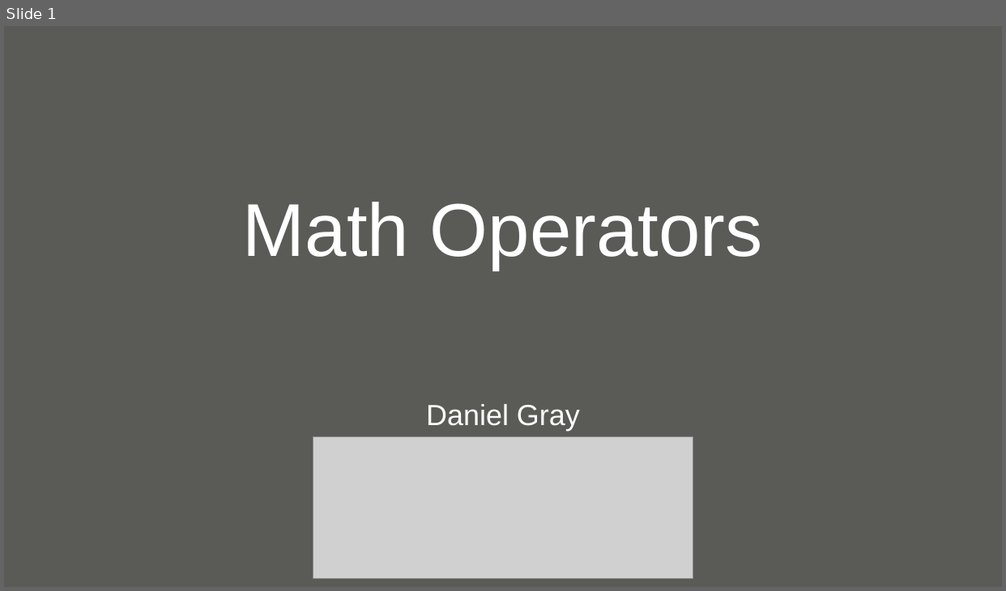
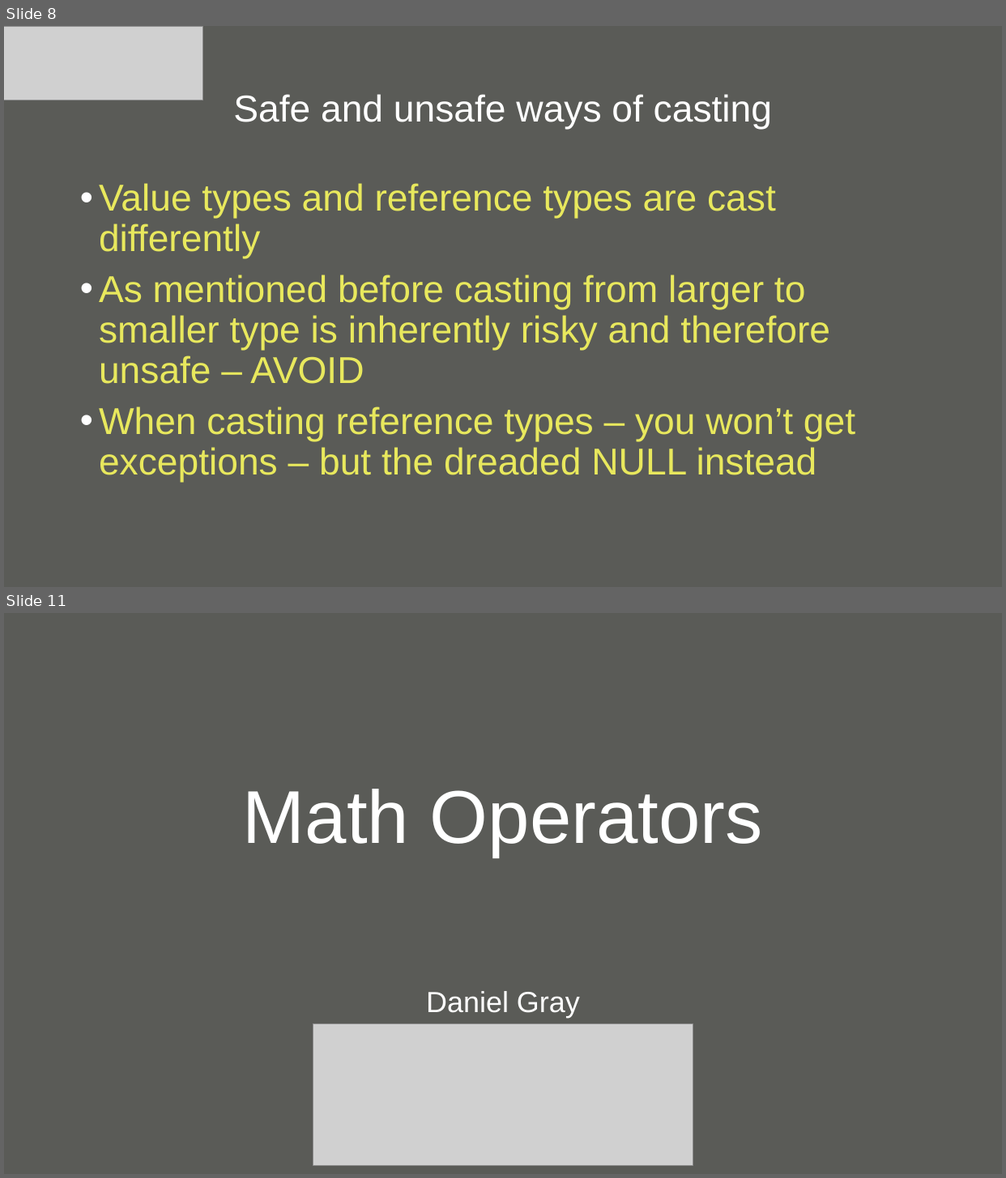
Before and after one commit to null-loop/net-training, a slide deck: CSharpAndDotNet-Part3.odp. Shown one above the other, each under a label of ours: slide 1 before the commit, slides 8 and 11 after it; the slides between them are not shown. The pictures are 1006x591 and 1006x1178 pixels, drawn with LibreOffice and Linux fonts; fonts in the diff are those of the drawing; grey boxes stand for pictures; background and template pictures are left out. Boxes give left, top, right and bottom in pixels: in the first picture for what was removed or moved away, otherwise in the second. Text is boxed around its words. In the diff, an @@ line names an element or a change of style, - is before the commit and + after.

Commit message:
Updated power point to include casting + casting code + split + HelloWorldWinForms

```diff
--- a/CSharpAndDotNet-Part3.odp
+++ b/CSharpAndDotNet-Part3.odp
@@ slide 8 added at [4,26,1002,587], background #5A5B57 @@
@@ picture added at [4,26,203,100] @@
@@ title added at [233,94,772,130], 36 pt, text #FFFFFF @@
+Safe and unsafe ways of casting
@@ text added at [99,183,855,482], 36 pt, text #E8E85D @@
+• Value types and reference types are cast differently
+• As mentioned before casting from larger to smaller type is inherently risky and therefore unsafe – AVOID
+• When casting reference types – you won’t get exceptions – but the dreaded NULL instead
@@ what was slide 1 is now slide 11 @@
```
Also in this commit, not shown: 1 slide changed, 9 other slides added, 1 slide removed, 22 other files.
